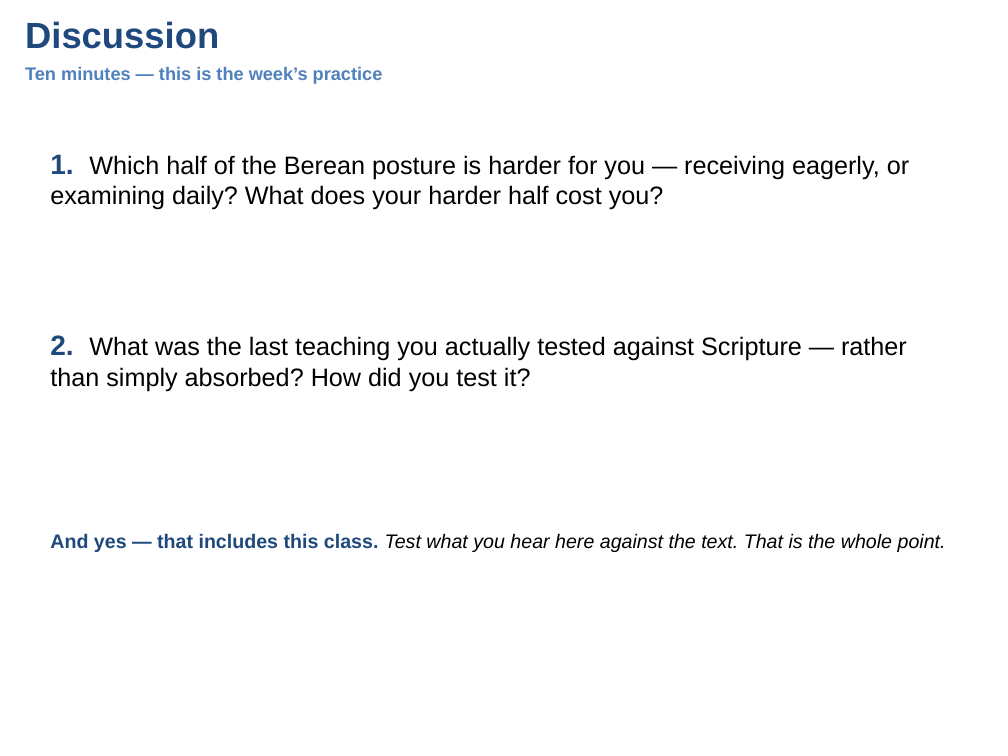
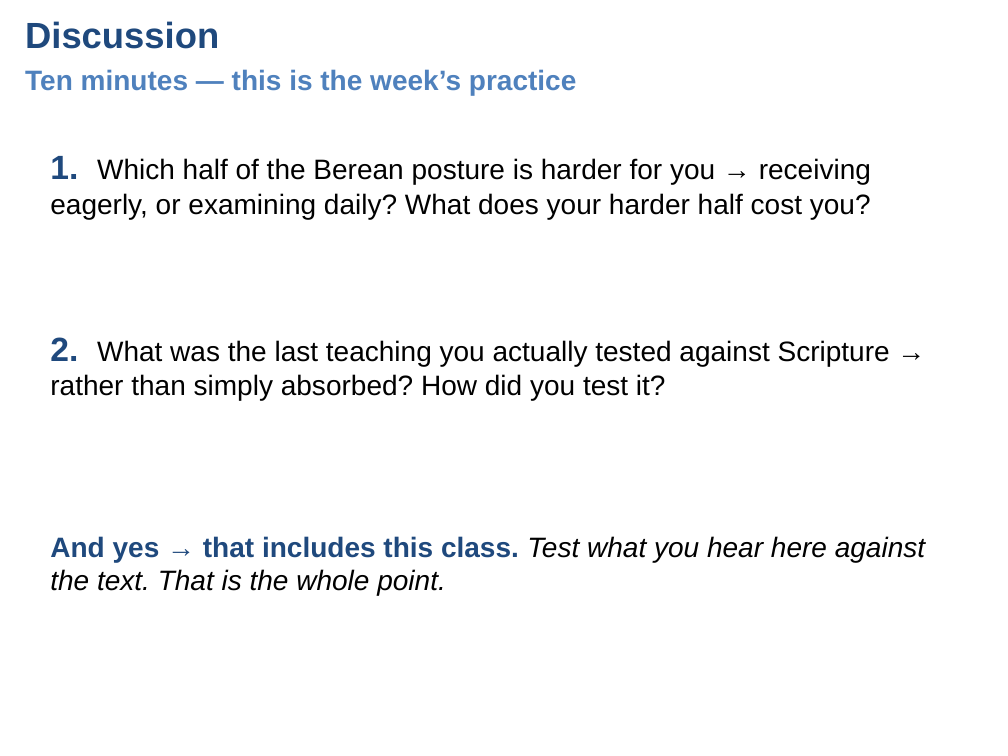
Before and after one commit to UsefulEngines/EvangelismPublic, a slide deck: slide 6 of 2026-Q4/05-TheBereanMethod/Week05-TheBereanMethod.pptx. Drawn at 1008x756 pixels with LibreOffice and Linux fonts; fonts in the diff are those of the drawing. Boxes give left, top, right and bottom in pixels: in the first picture for what was removed or moved away, otherwise in the second. Text is boxed around its words. In the diff, an @@ line names an element or a change of style, - is before the commit and + after.

```diff
--- a/2026-Q4/05-TheBereanMethod/Week05-TheBereanMethod.pptx
+++ b/2026-Q4/05-TheBereanMethod/Week05-TheBereanMethod.pptx
@@ text "Ten minutes — this is ..." at (25,69,576,95): size 13 to 20 pt @@
@@ text at (50,156,871,219): text changed; size 18 to 20 pt @@
-1. Which half of the Berean posture is harder for you — receiving eagerly, or examining daily? What does your harder half cost you?
+1. Which half of the Berean posture is harder for you → receiving eagerly, or examining daily? What does your harder half cost you?
@@ text at (50,337,890,401): text changed; size 18 to 20 pt @@
-2. What was the last teaching you actually tested against Scripture — rather than simply absorbed? How did you test it?
+2. What was the last teaching you actually tested against Scripture → rather than simply absorbed? How did you test it?
@@ text at (50,536,925,595): text changed; size 14 to 20 pt @@
-And yes — that includes this class. Test what you hear here against the text. That is the whole point.
+And yes → that includes this class. Test what you hear here against the text. That is the whole point.
```
Also in this commit, not shown: 6 other slides changed.
